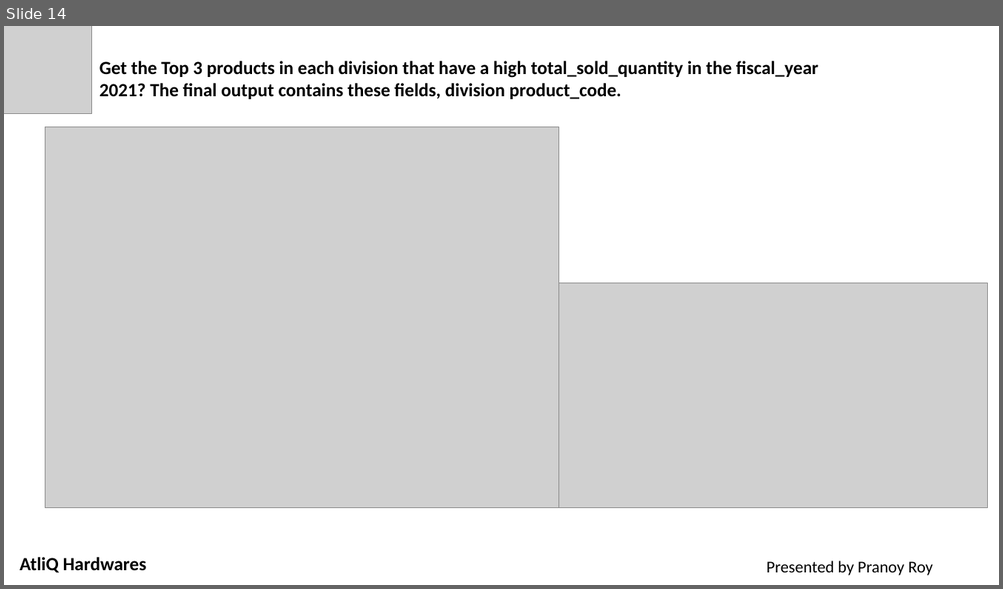
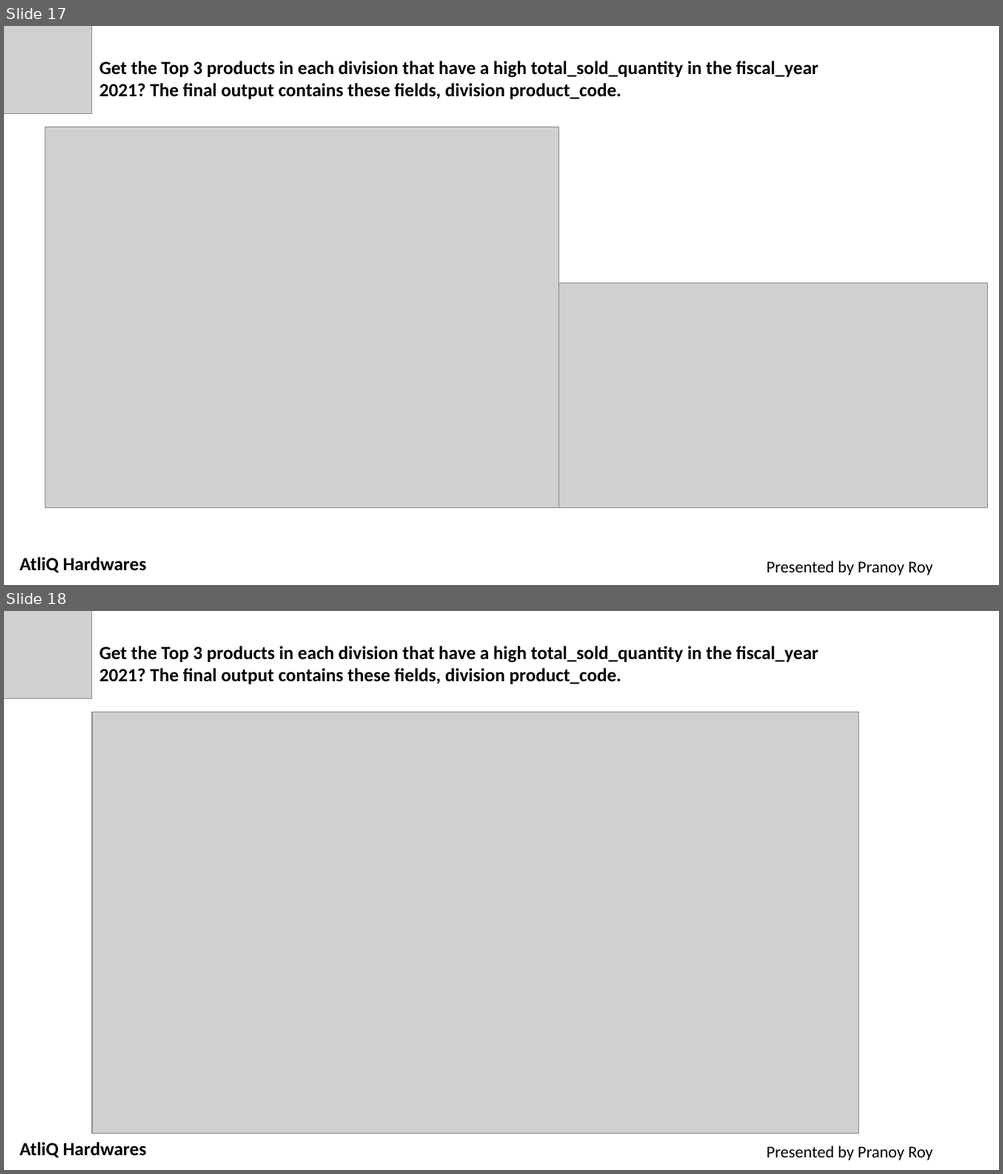
Before and after one commit to pranoy100/Consumer-Goods-AD_Hoc-Analysis--SQL-Project, a slide deck: Consumer Goods Analysis - SQL project.pptx. Shown one above the other, each under a label of ours: slide 14 before the commit, slides 17 and 18 after it. The pictures are 1003x589 and 1003x1174 pixels, drawn with LibreOffice and Linux fonts; fonts in the diff are those of the drawing; grey boxes stand for pictures. Boxes give left, top, right and bottom in pixels: in the first picture for what was removed or moved away, otherwise in the second. Text is boxed around its words. In the diff, an @@ line names an element or a change of style, - is before the commit and + after.

```diff
--- a/Consumer Goods Analysis - SQL project.pptx
+++ b/Consumer Goods Analysis - SQL project.pptx
@@ slide 18 added at (x1=4, y1=611, x2=999, y2=1170), background #FFFFFF @@
@@ picture added at (x1=4, y1=611, x2=92, y2=699) @@
@@ text added at (x1=99, y1=646, x2=818, y2=684), 18 pt, text #000000, bold @@
+Get the Top 3 products in each division that have a high total_sold_quantity in the fiscal_year 2021? The final output contains these fields, division product_code.
@@ picture added at (x1=92, y1=712, x2=858, y2=1135) @@
@@ text added at (x1=20, y1=1142, x2=147, y2=1159), 18 pt, text #000000, bold @@
+AtliQ Hardwares
@@ text added at (x1=766, y1=1146, x2=932, y2=1161), 16 pt, text #000000 @@
+Presented by Pranoy Roy
@@ what was slide 14 is now slide 17 @@
```
Also in this commit, not shown: 1 slide changed, 3 other slides added.
